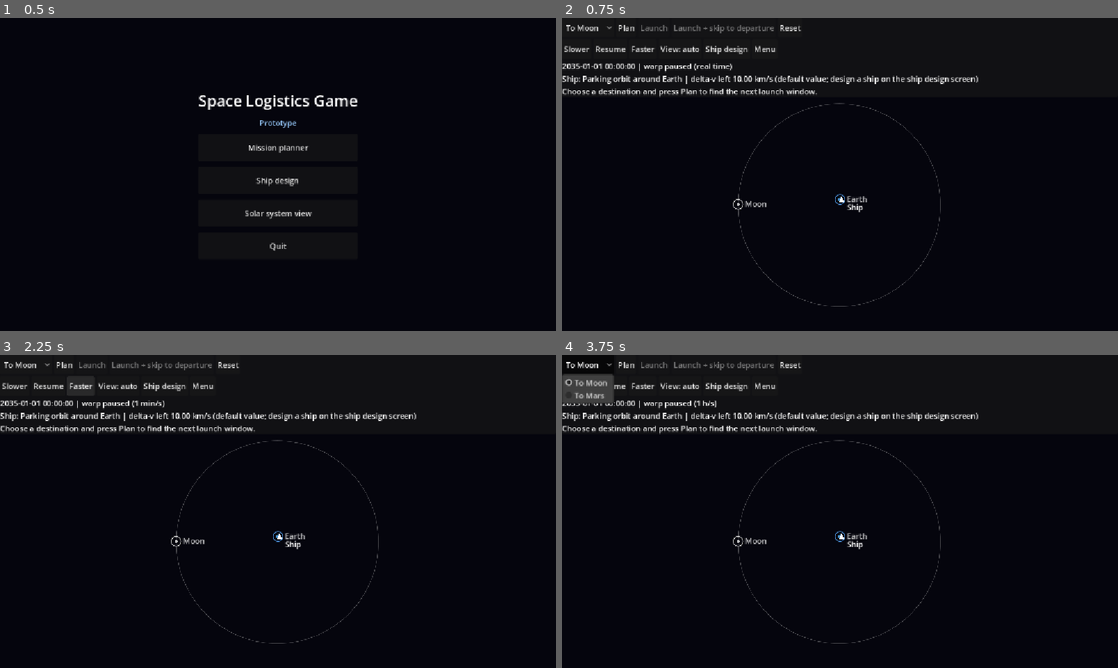
Above: before the commit, frames 1-4 (two rows, left to right).
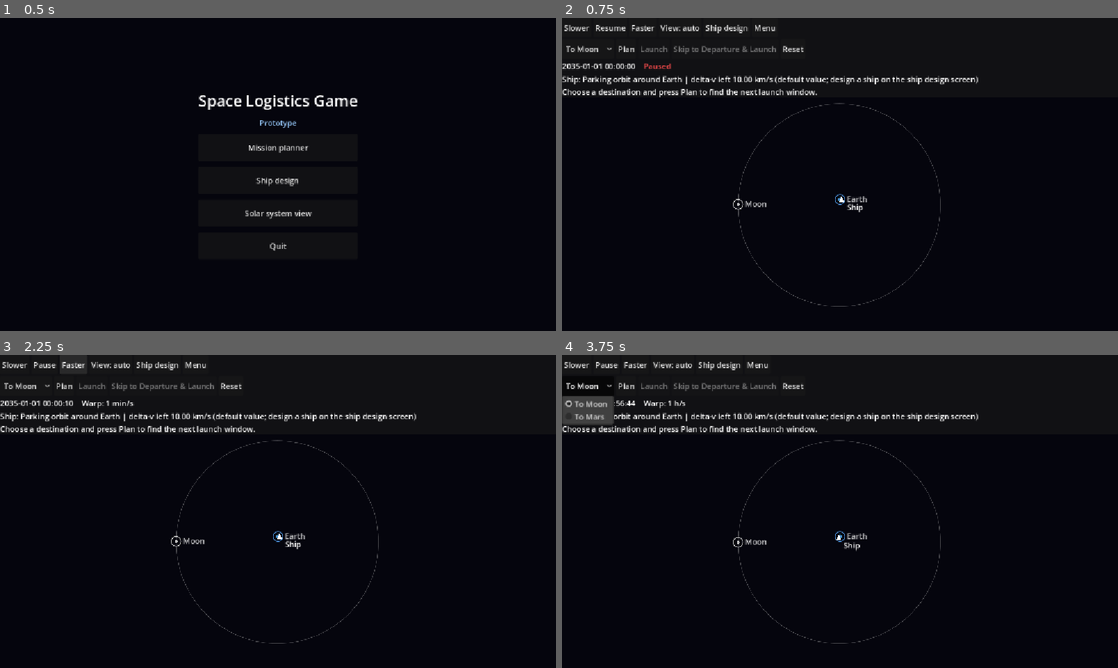
Above: after the commit, the same moments.

Repository: jonmakescars/asteroid-miner
Game: Godot game, scene res://menu.tscn
The game is run twice, just before and just after one commit, with the same random seed, the same clock (stepped at 60 frames per second) and the same inputs.
Inputs:
- Up to frame 1 (0.5 s): no input
- Up to frame 2 (0.75 s): click "Mission planner" at 0.5 s
- Up to frame 3 (2.25 s): click "Slower" at 1.25 s; click "Faster" at 2 s
- Up to frame 4 (3.75 s): click "Faster" at 2.75 s; click "To Moon" at 3.5 s

Frame 1 is identical in both runs. In frame 2, 2.1% of the frame differs, in the area x 0-75%, y 2-26%; in frame 3, 2.1%; in frame 4, 3.4%, in the area x 0-75%, y 2-63%.

Commit message:
Mission screen: time control resume and status text

Diff:
--- a/scripts/mission_view.gd
+++ b/scripts/mission_view.gd
@@ -37,6 +37,8 @@
 var message := ""
 
 var info_label: Label
+var date_label: Label
+var status_label: Label
 var target_picker: OptionButton
 var plan_button: Button
 var launch_button: Button
@@ -140,22 +142,48 @@
 	row1.add_child(target_picker)
 	plan_button = _add_button(row1, "Plan", _on_plan)
 	launch_button = _add_button(row1, "Launch", _on_launch)
-	skip_button = _add_button(row1, "Launch + skip to departure", _on_skip)
+	skip_button = _add_button(row1, "Skip to Departure & Launch", _on_skip)
 	_add_button(row1, "Reset", _reset)
 
 	var row2 := HFlowContainer.new()
 	box.add_child(row2)
-	_add_button(row2, "Slower", func() -> void: warp_index = maxi(warp_index - 1, 0))
+	_add_button(row2, "Slower", func() -> void: _change_warp(-1))
 	pause_button = _add_button(row2, "Pause", func() -> void: paused = not paused)
-	_add_button(row2, "Faster", func() -> void: warp_index = mini(warp_index + 1, WARP_STEPS.size() - 1))
+	_add_button(row2, "Faster", func() -> void: _change_warp(1))
 	frame_button = _add_button(row2, "View", func() -> void: frame_index = (frame_index + 1) % FRAMES.size())
 	_add_button(row2, "Ship design", func() -> void: _goto("res://ship_design.tscn"))
 	_add_button(row2, "Menu", func() -> void: _goto("res://menu.tscn"))
+	box.move_child(row2, 0)  # time, view and menu controls first, mission planning below them
+
+	var time_row := HBoxContainer.new()
+	box.add_child(time_row)
+	date_label = Label.new()
+	time_row.add_child(date_label)
+	status_label = Label.new()
+	time_row.add_child(status_label)
 
 	info_label = Label.new()
 	info_label.size_flags_horizontal = Control.SIZE_EXPAND_FILL
 	info_label.autowrap_mode = TextServer.AUTOWRAP_WORD_SMART
 	box.add_child(info_label)
+
+
+## Slower or faster time flow. Going faster while paused also resumes time.
+func _change_warp(step: int) -> void:
+	warp_index = clampi(warp_index + step, 0, WARP_STEPS.size() - 1)
+	if step > 0:
+		paused = false
+
+
+## Tapping or clicking the bottom third of the screen changes the time flow, as in the solar system
+## view: left half = slower, right half = faster.
+func _gui_input(event: InputEvent) -> void:
+	var click := event as InputEventMouseButton
+	if click == null or not click.pressed or click.button_index != MOUSE_BUTTON_LEFT:
+		return
+	if click.position.y < size.y * 0.67:
+		return
+	_change_warp(-1 if click.position.x < size.x * 0.5 else 1)
 
 
 func _add_button(parent: Control, text: String, action: Callable) -> Button:
@@ -195,13 +223,15 @@
 	]
 
 
-## Launches (commits the plan) and jumps to just before the departure burn. Time stays as it was (paused or not).
+## Launches (commits the plan), jumps to just before the departure burn and resumes time in real time.
 func _on_skip() -> void:
 	if plan.is_empty():
 		return
 	if not plan["committed"]:
 		_on_launch()
 	time_jd = maxf(time_jd, float(plan["t_dep"]) - SKIP_LEAD_DAYS)
+	paused = false
+	warp_index = 0
 
 
 func _departed() -> bool:
@@ -329,6 +359,13 @@
 	skip_button.disabled = plan.is_empty() or not window_open or not affordable
 	pause_button.text = "Resume" if paused else "Pause"
 	frame_button.text = "View: " + str(FRAMES[frame_index])
+	date_label.text = _date_text(time_jd)
+	if paused:
+		status_label.text = "   Paused"
+		status_label.add_theme_color_override("font_color", Color(1.0, 0.3, 0.3))
+	else:
+		status_label.remove_theme_color_override("font_color")
+		status_label.text = "" if warp_index == 0 else "   Warp: %s" % WARP_LABELS[warp_index]
 	info_label.text = _info_text()
 
 
@@ -354,8 +391,6 @@
 
 func _info_text() -> String:
 	var lines: PackedStringArray = []
-	var warp_text := "paused (%s)" % WARP_LABELS[warp_index] if paused else str(WARP_LABELS[warp_index])
-	lines.append("%s | warp %s" % [_date_text(time_jd), warp_text])
 	lines.append("%s: %s | delta-v left %.2f km/s (%s)" % [
 			ship_name, legs[_leg_index_at(time_jd)]["label"], _dv_left(), ship_dv_source])
 	if plan.is_empty():
@@ -372,7 +407,7 @@
 	elif time_jd >= float(plan["t_dep"]):
 		lines.append("The launch window has passed. Press Plan again.")
 	else:
-		lines.append("Ready: press Launch and resume time, or press Launch + skip to departure.")
+		lines.append("Ready: press Launch and resume time, or press Skip to Departure & Launch.")
 	return "\n".join(lines)
 
 
